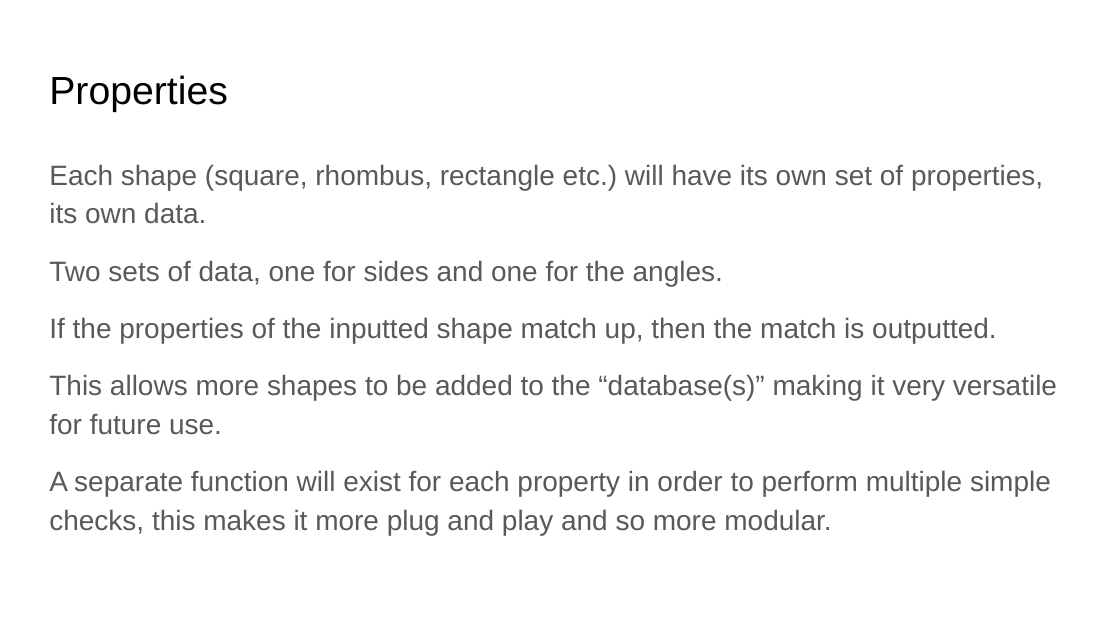
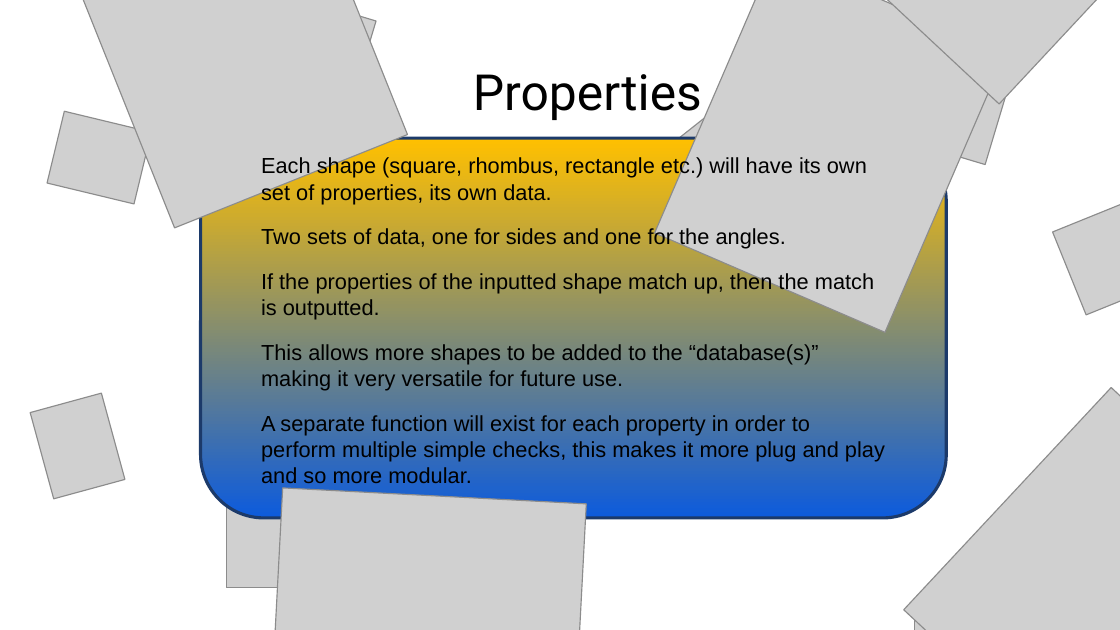
Before and after one commit to AnrozPerson/Classifying-Shapes-from-Coordinates, a slide deck: slide 4 of CAT T3 Design.pptx. Drawn at 1120x630 pixels with LibreOffice and Linux fonts; fonts in the diff are those of the drawing; grey boxes stand for pictures; background and template pictures are left out. Boxes give left, top, right and bottom in pixels: in the first picture for what was removed or moved away, otherwise in the second. Text is boxed around its words. In the diff, an @@ line names an element or a change of style, - is before the commit and + after.

```diff
--- a/CAT T3 Design.pptx
+++ b/CAT T3 Design.pptx
@@ text "Properties": place and size @@
-text "Properties" at bbox=[49, 75, 228, 112]
+text "Properties" at bbox=[473, 74, 702, 122]
@@ text "Properties" at bbox=[473, 74, 702, 122]: size 25.2 to 32 pt, font Arial to Roboto @@
@@ rounded rectangle added at bbox=[200, 138, 946, 517], fill gradient #FFC000 to #0D5BDC, outline #1D3A6B 2 pt @@
@@ text "Each shape (square, rhombus, rectangle ...": place and size @@
-text "Each shape (square, rhombus, rectangle ..." at bbox=[49, 164, 1057, 535]
+text "Each shape (square, rhombus, rectangle ..." at bbox=[261, 156, 885, 488]
@@ text "Each shape (square, rhombus, rectangle ..." at bbox=[261, 156, 885, 488]: size 18 to 14 pt, text colour #595959 to #000000; line spacing 1.15 to 1 @@
@@ group added at bbox=[30, 0, 1120, 630]: 14 pictures @@
@@ group added at bbox=[61, 0, 1120, 630]: 5 pictures @@
```
Also in this commit, not shown: 5 other slides changed, 8 slides added, 4 slides removed, 1 other file.
